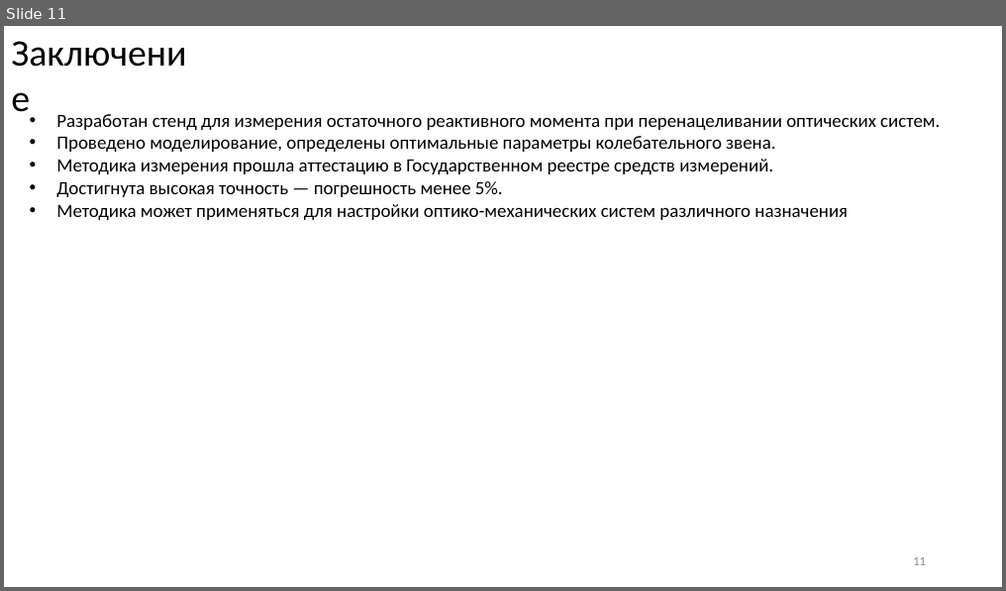
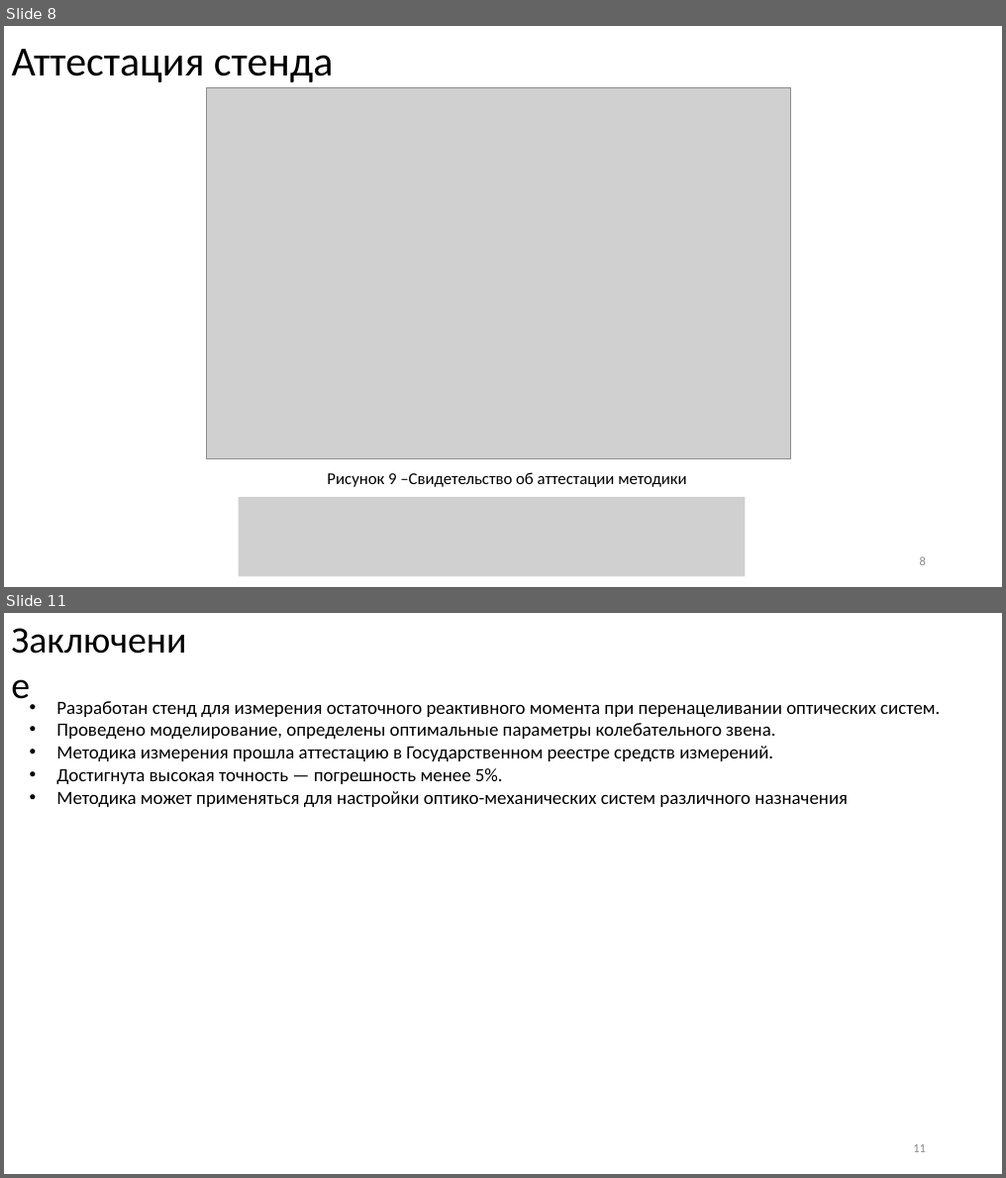
Before and after one commit to iliyars/reactive-moment-phd, a slide deck: Ppt/финальная версия.pptx. Shown one above the other, each under a label of ours: slide 11 before the commit, slides 8 and 11 after it; the slides between them are not shown. The pictures are 1006x591 and 1006x1178 pixels, drawn with LibreOffice and Linux fonts; fonts in the diff are those of the drawing; grey boxes stand for pictures. Boxes give left, top, right and bottom in pixels: in the first picture for what was removed or moved away, otherwise in the second. Text is boxed around its words. In the diff, an @@ line names an element or a change of style, - is before the commit and + after.

```diff
--- a/Ppt/финальная версия.pptx
+++ b/Ppt/финальная версия.pptx
@@ slide 8 added at (4,26,1002,587), background #FFFFFF @@
@@ title added at (12,49,333,82), 40 pt, text #000000 @@
+Аттестация стенда
@@ picture added at (206,88,791,460) @@
@@ picture added at (239,497,746,577) @@
@@ text added at (327,472,686,487), 16 pt, text #000000 @@
+Рисунок 9 –Свидетельство об аттестации методики
@@ page number added at (920,557,926,566), 12 pt, text #8C8C8C @@
+8
```
Also in this commit, not shown: 4 slides changed, 1 slide removed, 2 other files.
